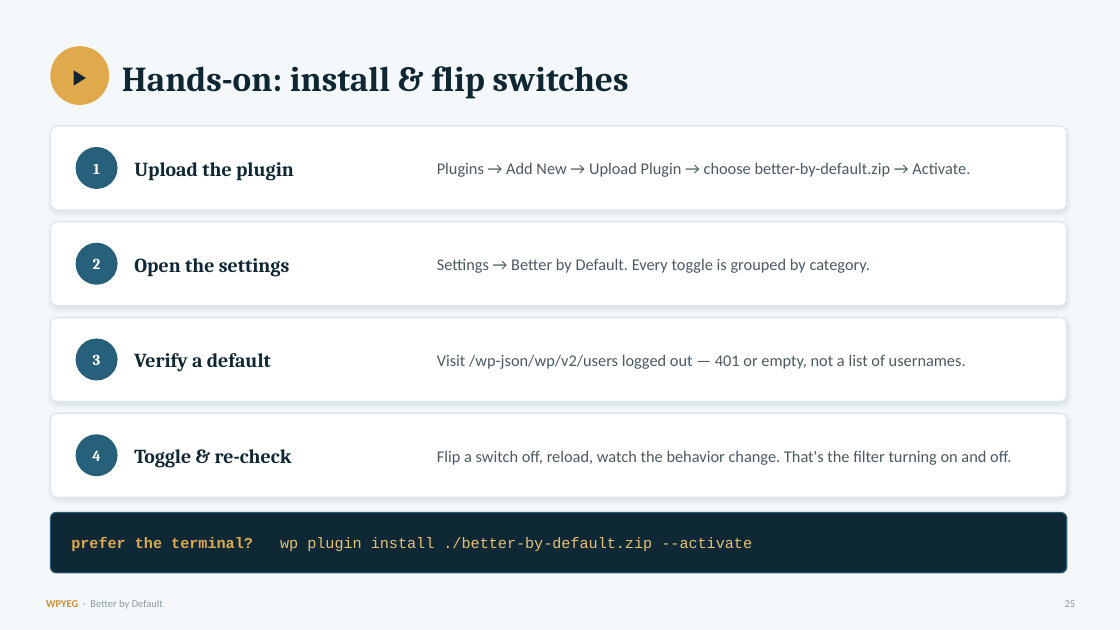
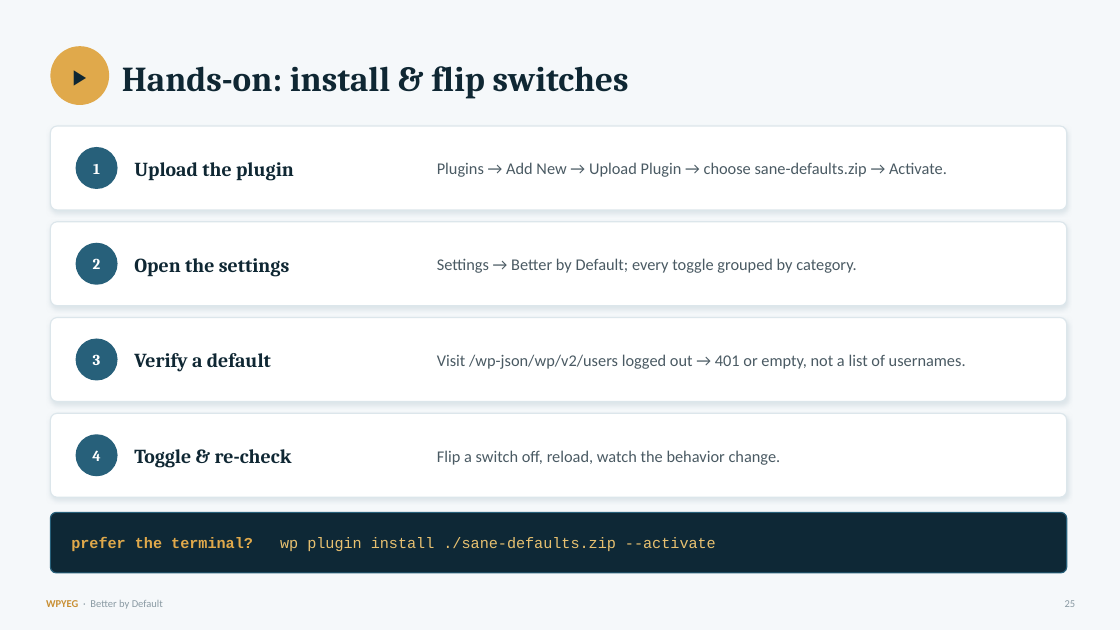
Before and after one commit to WPYEG/Better-by-Default, a slide deck: slide 25 of workshop/Better-by-Default.pptx. Drawn at 1120x630 pixels with LibreOffice and Linux fonts; fonts in the diff are those of the drawing. Boxes give left, top, right and bottom in pixels: in the first picture for what was removed or moved away, otherwise in the second. Text is boxed around its words. In the diff, an @@ line names an element or a change of style, - is before the commit and + after.

```diff
--- a/workshop/Better-by-Default.pptx
+++ b/workshop/Better-by-Default.pptx
@@ text at (437,162,947,177): text changed @@
-Plugins → Add New → Upload Plugin → choose better-by-default.zip → Activate.
+Plugins → Add New → Upload Plugin → choose sane-defaults.zip → Activate.
@@ text at (437,258,856,273): text changed @@
-Settings → Better by Default. Every toggle is grouped by category.
+Settings → Better by Default; every toggle grouped by category.
@@ text at (437,354,966,369): text changed @@
-Visit /wp-json/wp/v2/users logged out — 401 or empty, not a list of usernames.
+Visit /wp-json/wp/v2/users logged out → 401 or empty, not a list of usernames.
@@ text at (437,450,781,465): text changed @@
-Flip a switch off, reload, watch the behavior change. That's the filter turning on and off.
+Flip a switch off, reload, watch the behavior change.
@@ text at (71,537,716,551): text changed @@
-prefer the terminal? wp plugin install ./better-by-default.zip --activate
+prefer the terminal? wp plugin install ./sane-defaults.zip --activate
```
Also in this commit, not shown: 20 other slides changed, 11 other files.
